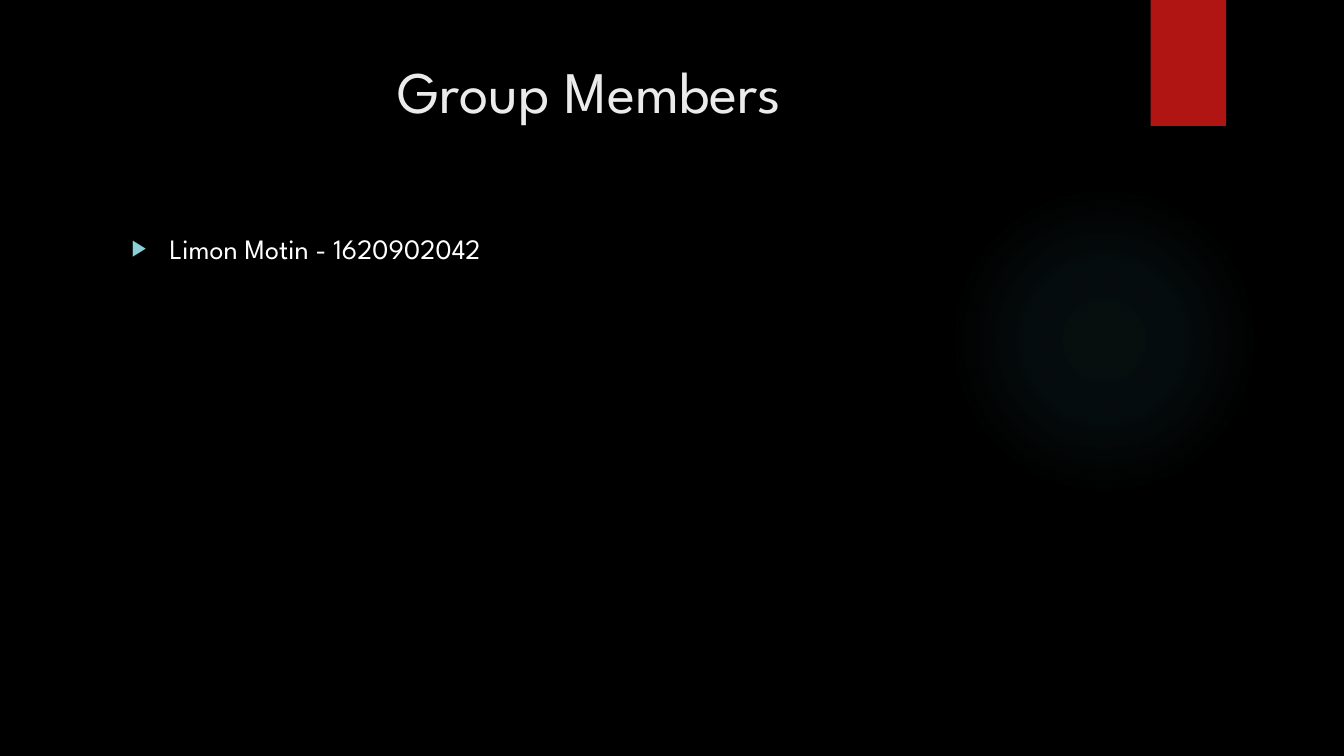
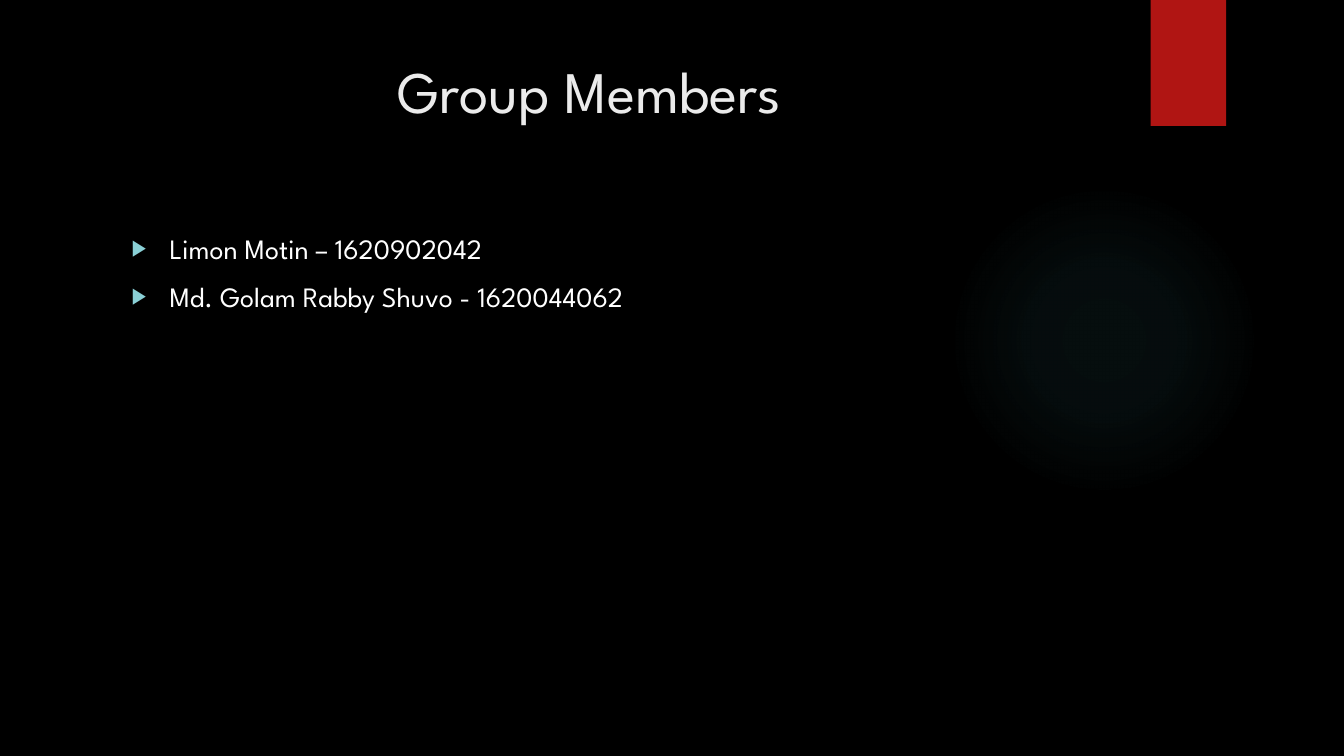
Before and after one commit to nsuspring2019cse299sec4/Group-7, a slide deck: slide 2 of Project Idea.pptx. Drawn at 1344x756 pixels with LibreOffice and Linux fonts; fonts in the diff are those of the drawing; background and template pictures are left out. Boxes give left, top, right and bottom in pixels: in the first picture for what was removed or moved away, otherwise in the second. Text is boxed around its words. In the diff, an @@ line names an element or a change of style, - is before the commit and + after.

```diff
--- a/Project Idea.pptx
+++ b/Project Idea.pptx
@@ text at (x1=170, y1=240, x2=623, y2=313): text changed @@
-▶ Limon Motin - 1620902042
+▶ Limon Motin – 1620902042
+▶ Md. Golam Rabby Shuvo - 1620044062
```
